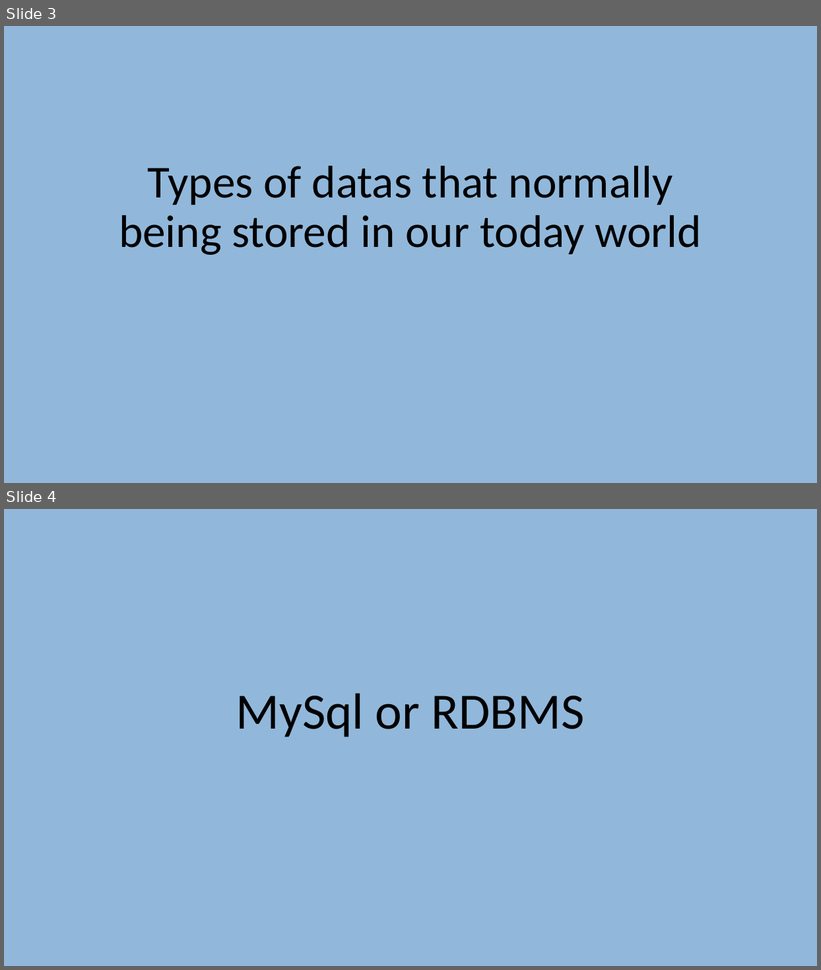
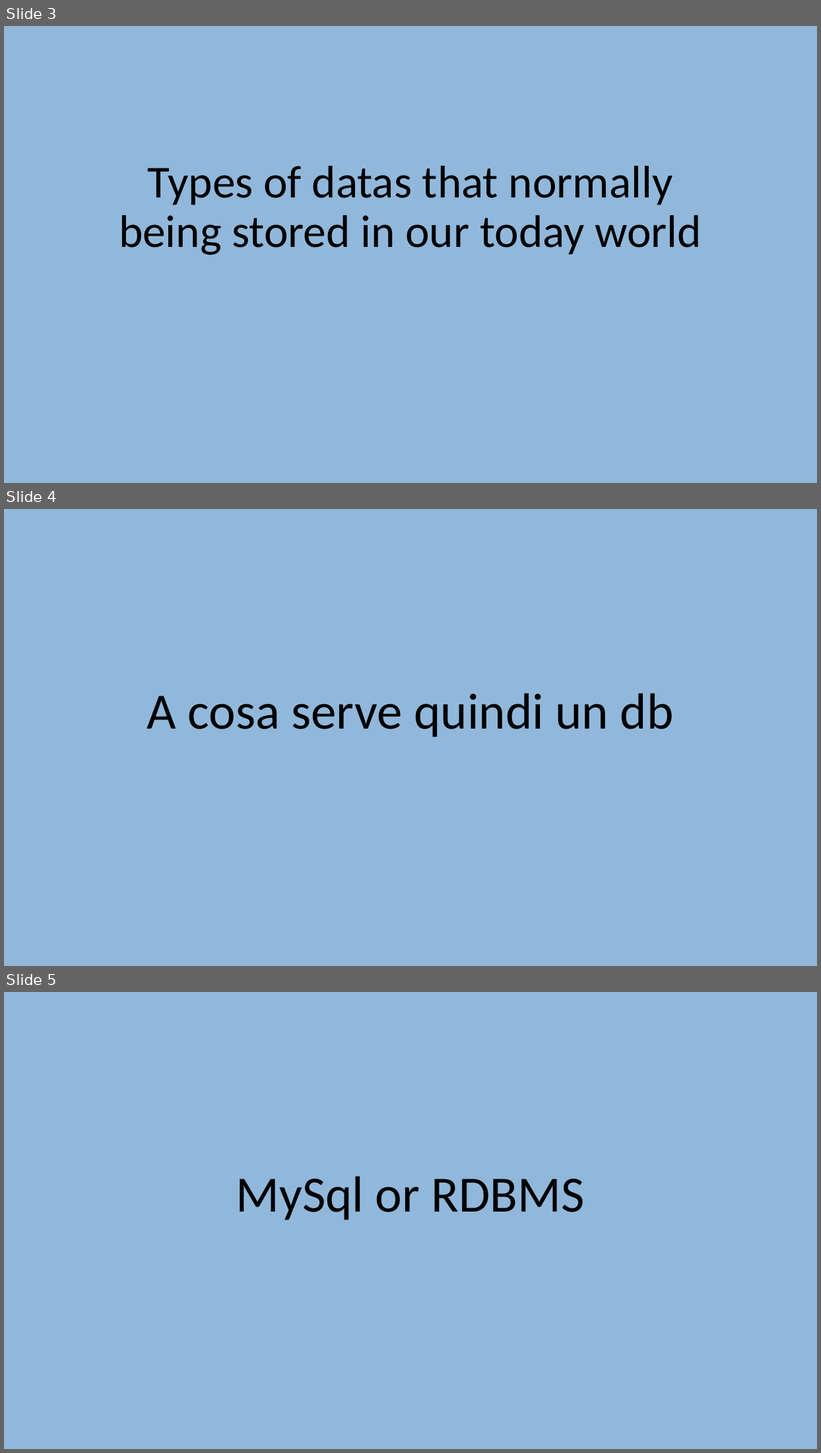
Before and after one commit to EmanueleCitarella/presentationAS, a slide deck: Sql vs NoSql.pptx. Shown one above the other, each under a label of ours: slides 3 and 4 before the commit, slides 3, 4 and 5 after it. The pictures are 821x970 and 821x1453 pixels, drawn with LibreOffice and Linux fonts; fonts in the diff are those of the drawing. Boxes give left, top, right and bottom in pixels: in the first picture for what was removed or moved away, otherwise in the second. Text is boxed around its words. In the diff, an @@ line names an element or a change of style, - is before the commit and + after.

```diff
--- a/Sql vs NoSql.pptx
+++ b/Sql vs NoSql.pptx
@@ slide 4 added at <box>4,509,817,966</box>, background #91B8DB @@
@@ title added at <box>147,693,674,737</box>, 60 pt, text #000000 @@
+A cosa serve quindi un db
@@ what was slide 4 is now slide 5 @@
```
Also in this commit, not shown: 5 slides changed, 1 other slide added, 1 slide removed, 1 other file.
